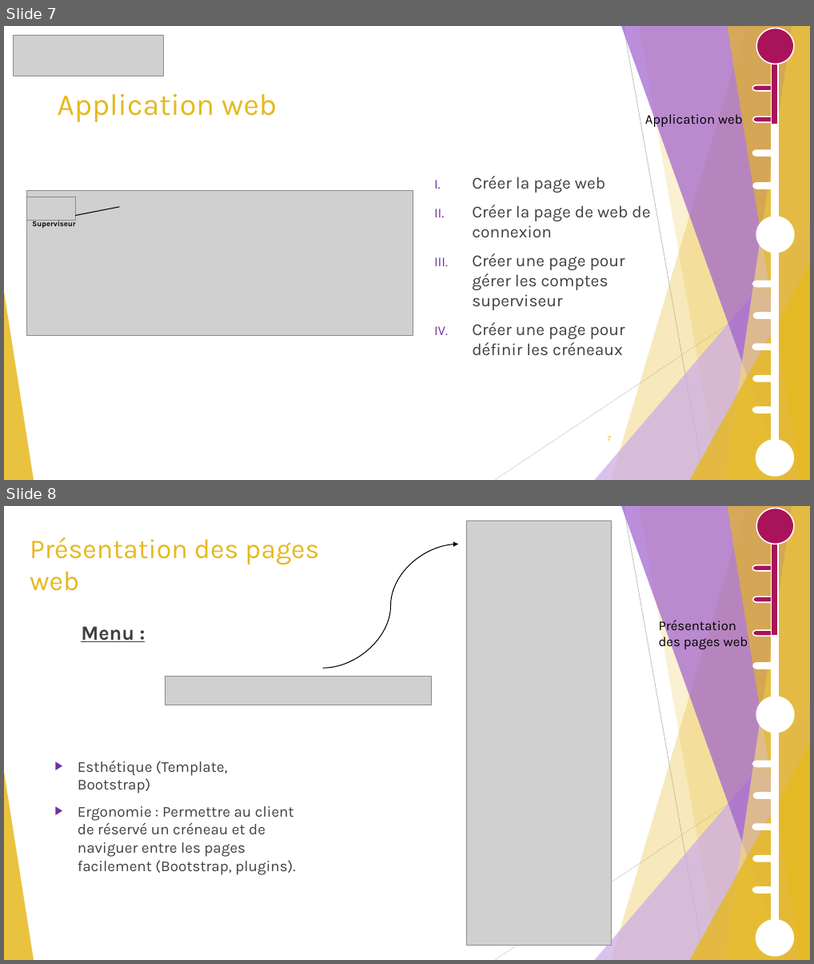
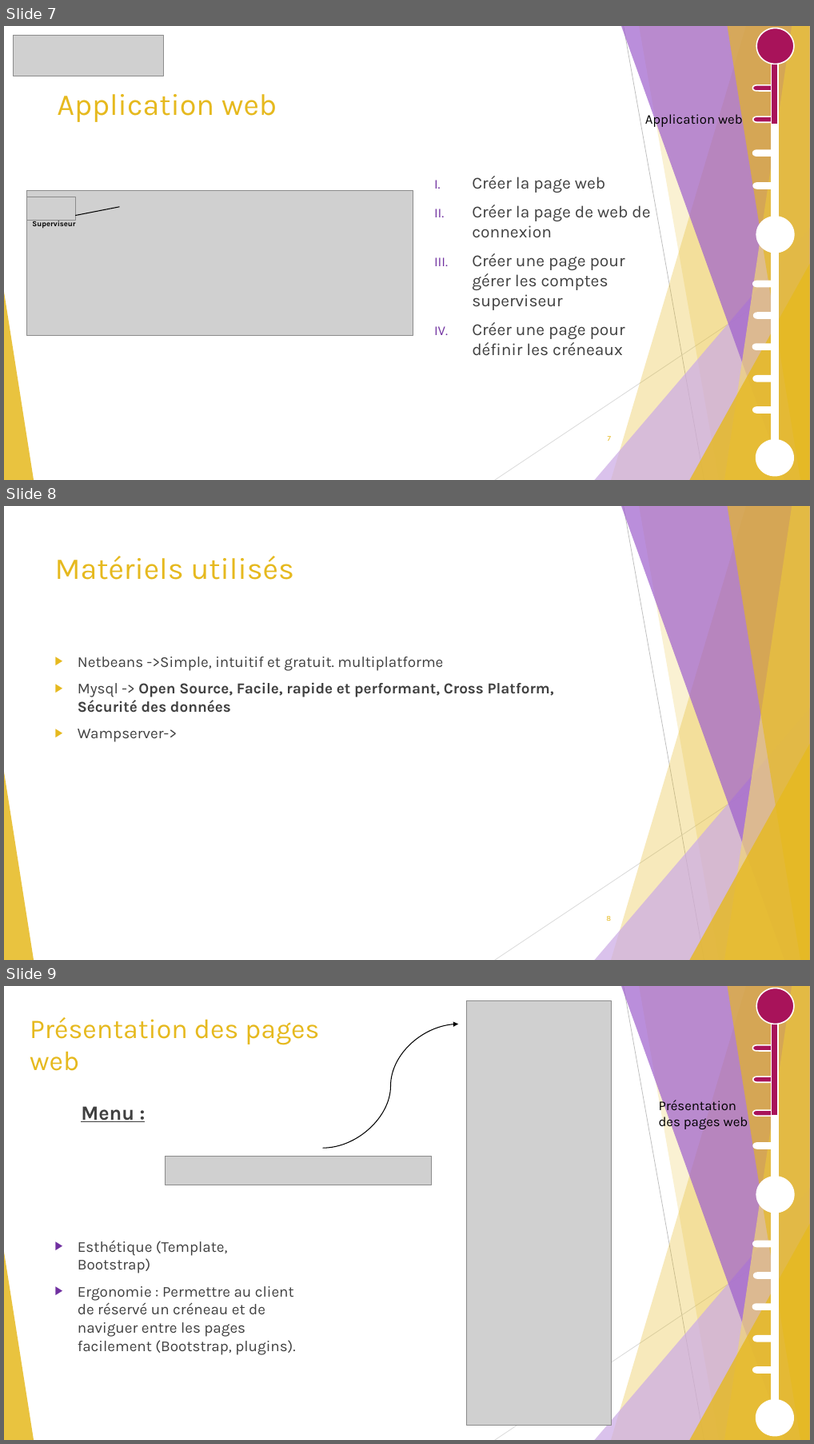
Before and after one commit to GuiguiMvn/Systeme-Escape-Game-Telethon, a slide deck: Cyril/Diapositives/Projet Théléton REVUE 2.pptx. Shown one above the other, each under a label of ours: slides 7 and 8 before the commit, slides 7, 8 and 9 after it. The pictures are 814x964 and 814x1444 pixels, drawn with LibreOffice and Linux fonts; fonts in the diff are those of the drawing; grey boxes stand for pictures. Boxes give left, top, right and bottom in pixels: in the first picture for what was removed or moved away, otherwise in the second. Text is boxed around its words. In the diff, an @@ line names an element or a change of style, - is before the commit and + after.

```diff
--- a/Cyril/Diapositives/Projet Théléton REVUE 2.pptx
+++ b/Cyril/Diapositives/Projet Théléton REVUE 2.pptx
@@ slide 8 added at (x1=4, y1=506, x2=810, y2=960), background #FFFFFF; not listed: 10 template elements that a slide beside it also shows @@
@@ title added at (x1=55, y1=556, x2=294, y2=580), 36 pt, text #E6B91E @@
+Matériels utilisés
@@ text added at (x1=78, y1=656, x2=554, y2=742), 18 pt, text #404040, bold @@
+▶ Netbeans ->Simple, intuitif et gratuit. multiplatforme
+▶ Mysql -> Open Source, Facile, rapide et performant, Cross Platform, Sécurité des données
+▶ Wampserver->
@@ page number added at (x1=606, y1=916, x2=611, y2=920), 9 pt, text #E6B91E @@
+8
@@ what was slide 8 is now slide 9 @@
```
Also in this commit, not shown: 1 other slide added.
